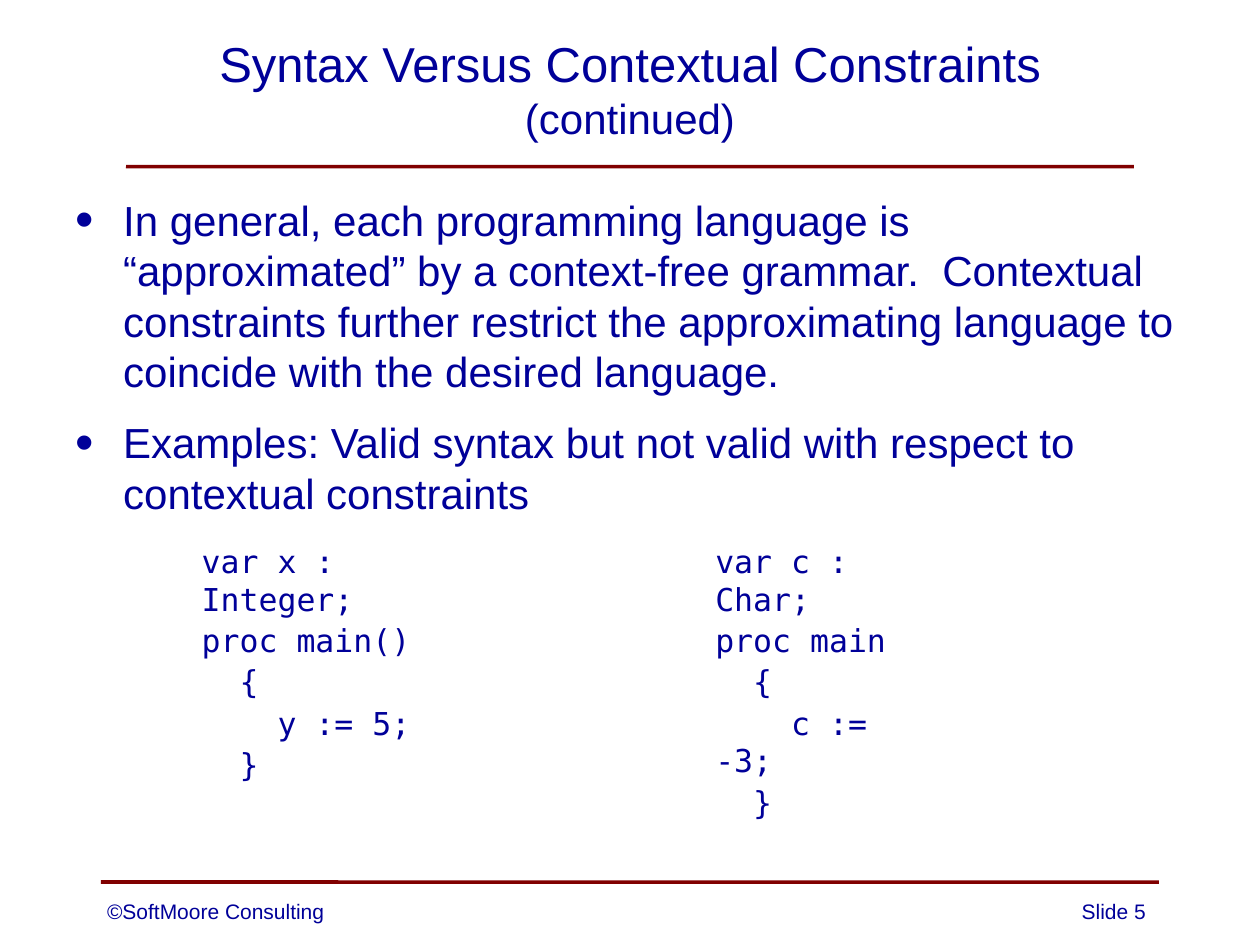
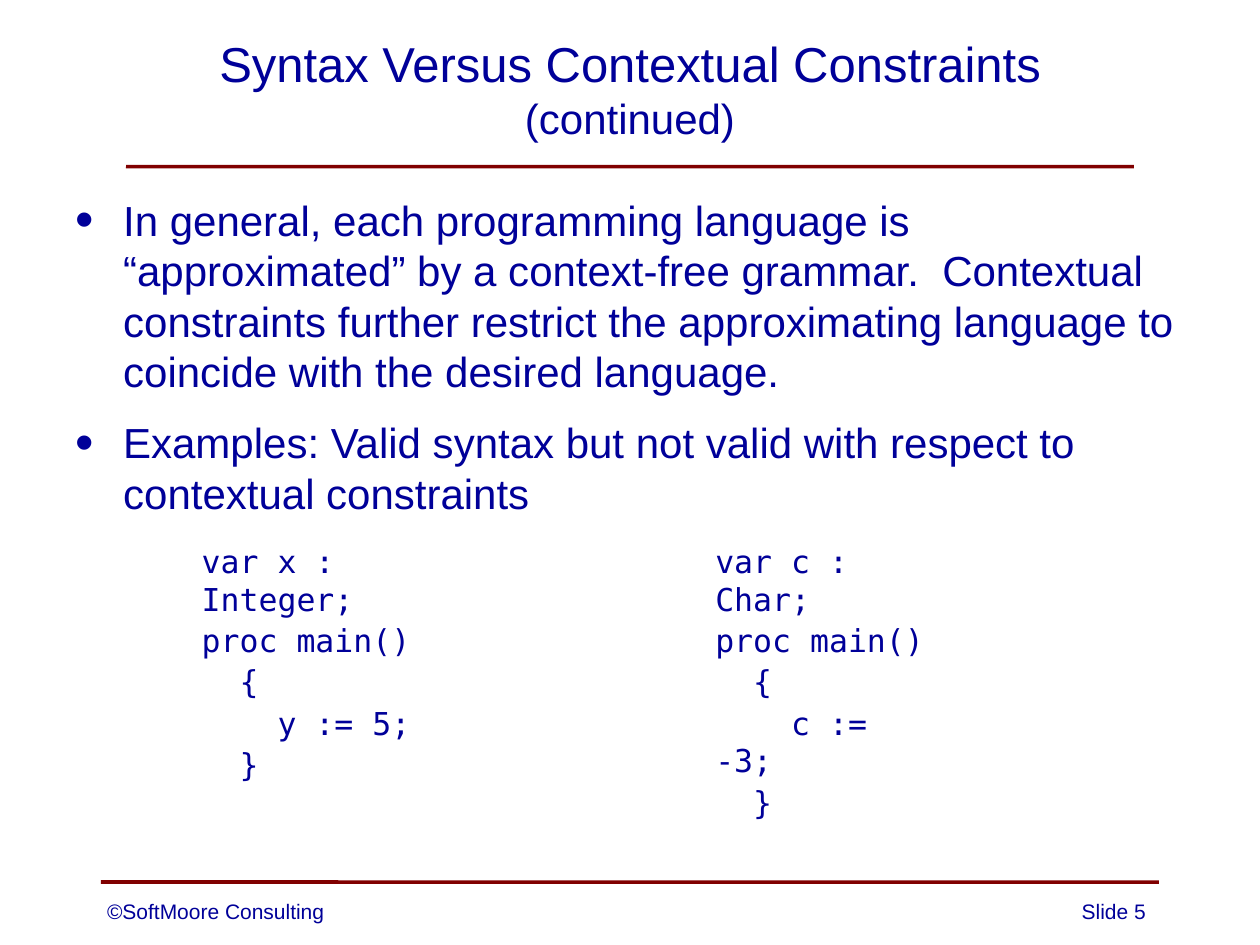
Before and after one commit to SoftMoore/CPRL-Kt-2nd, a slide deck: slide 5 of PowerPoints/03 - Context-Free Grammars.pptx. Drawn at 1260x945 pixels with LibreOffice and Linux fonts; fonts in the diff are those of the drawing. Boxes give left, top, right and bottom in pixels: in the first picture for what was removed or moved away, otherwise in the second. Text is boxed around its words. In the diff, an @@ line names an element or a change of style, - is before the commit and + after.

```diff
--- a/PowerPoints/03 - Context-Free Grammars.pptx
+++ b/PowerPoints/03 - Context-Free Grammars.pptx
@@ text at [715, 628, 924, 659]: text changed @@
-proc main
+proc main()
```
Also in this commit, not shown: 3 other slides changed.
